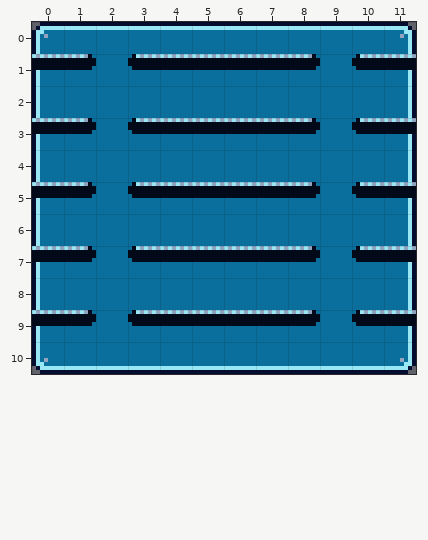
Tiled map: res/maps/test.tmx. Above: the version before the commit.
Cells are 8x8 px. Shown: x 0..11, y 0..10.
After the commit:
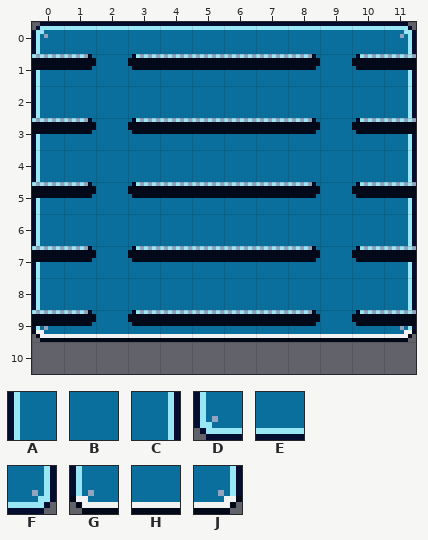
Key: from "Tileset": A 21, B 22, C 23, D 33, E 34, F 35, G 45, H 46, J 47.
_ is an empty cell, . an unchanged one.
Diff:
--- layer "Background"
@@ x 0..11 @@
- 9 ABBBBBBBBBBC
-10 DEEEEEEEEEEF
+ 9 GHHHHHHHHHHJ
+10 ____________
Where, in picture pixels (left, top, right, bottom), the same in both pictures:
changed: (32, 326, 416, 374)
